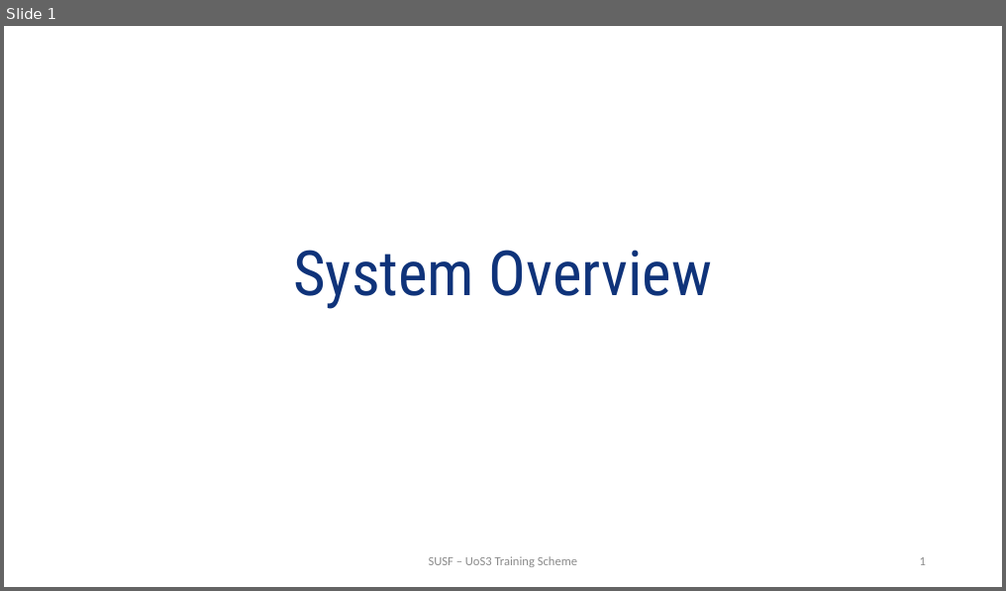
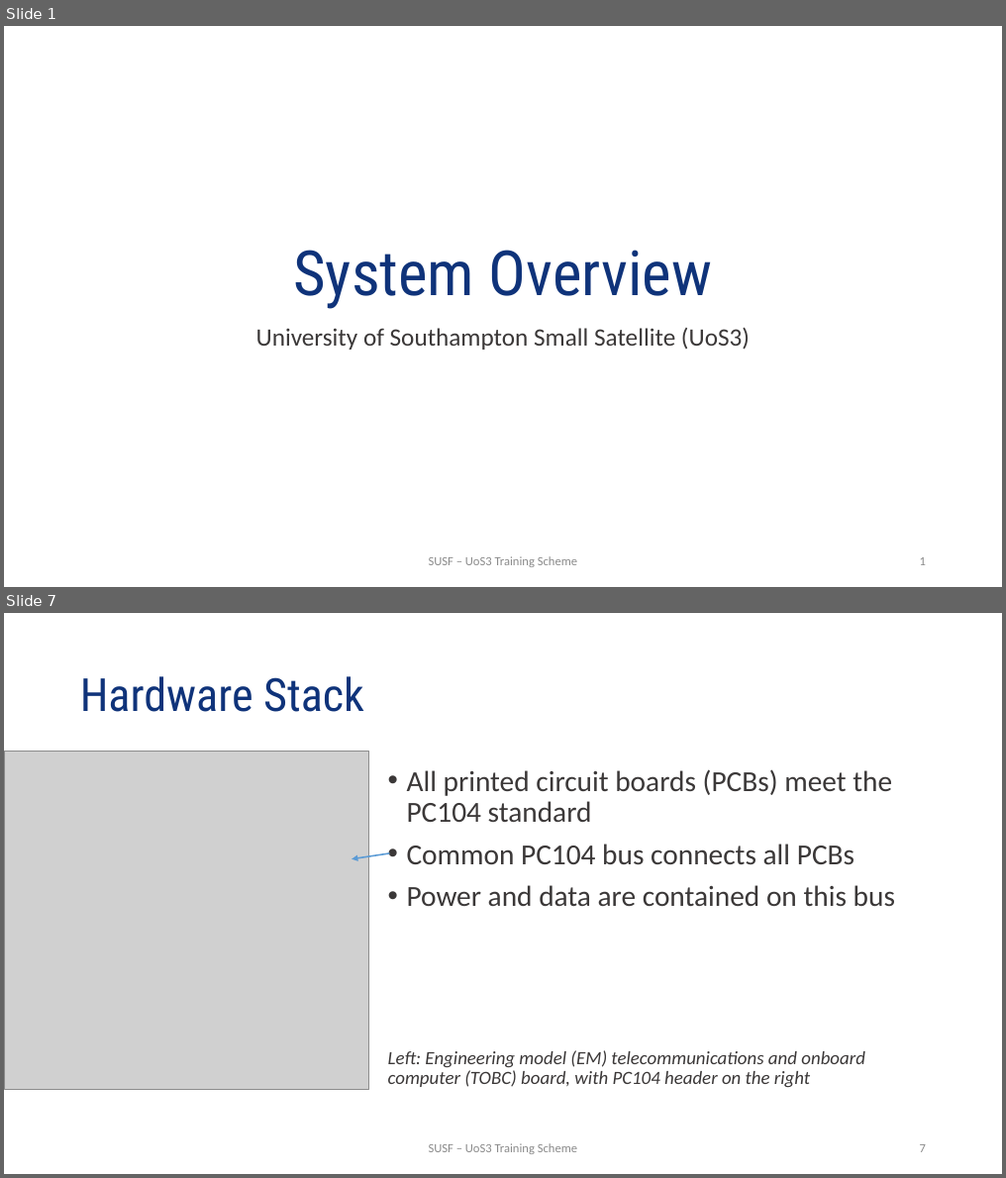
Before and after one commit to uos3/training-scheme, a slide deck: platform/UTS_SystemOverview.pptx. Shown one above the other, each under a label of ours: slide 1 before the commit, slides 1 and 7 after it; the slides between them are not shown. The pictures are 1006x591 and 1006x1178 pixels, drawn with LibreOffice and Linux fonts; fonts in the diff are those of the drawing; grey boxes stand for pictures; background and template pictures are left out. Boxes give left, top, right and bottom in pixels: in the first picture for what was removed or moved away, otherwise in the second. Text is boxed around its words. In the diff, an @@ line names an element or a change of style, - is before the commit and + after.

```diff
--- a/platform/UTS_SystemOverview.pptx
+++ b/platform/UTS_SystemOverview.pptx
@@ slide 7 added at [4, 613, 1002, 1174], background #FFFFFF @@
@@ title added at [80, 676, 364, 712], 44 pt, text #0F337A @@
+Hardware Stack
@@ picture added at [4, 752, 369, 1089] @@
@@ text added at [388, 769, 895, 1087], 28 pt, text #3B3838 @@
+• All printed circuit boards (PCBs) meet the PC104 standard
+• Common PC104 bus connects all PCBs
+• Power and data are contained on this bus
+Left: Engineering model (EM) telecommunications and onboard computer (TOBC) board, with PC104 header on the right
@@ arrow added from (389, 854) to (351, 860), #5B9BD5 1.5 pt @@
@@ text added at [429, 1144, 577, 1155], 12 pt, text #8C8C8C @@
+SUSF – UoS3 Training Scheme
@@ page number added at [920, 1145, 926, 1153], 12 pt, text #8C8C8C @@
+7
@@ slide 1 changed as well @@
@@ subtitle added at [256, 327, 749, 350], 24 pt, text #3B3838 @@
+University of Southampton Small Satellite (UoS3)
```
Also in this commit, not shown: 5 other slides added.
